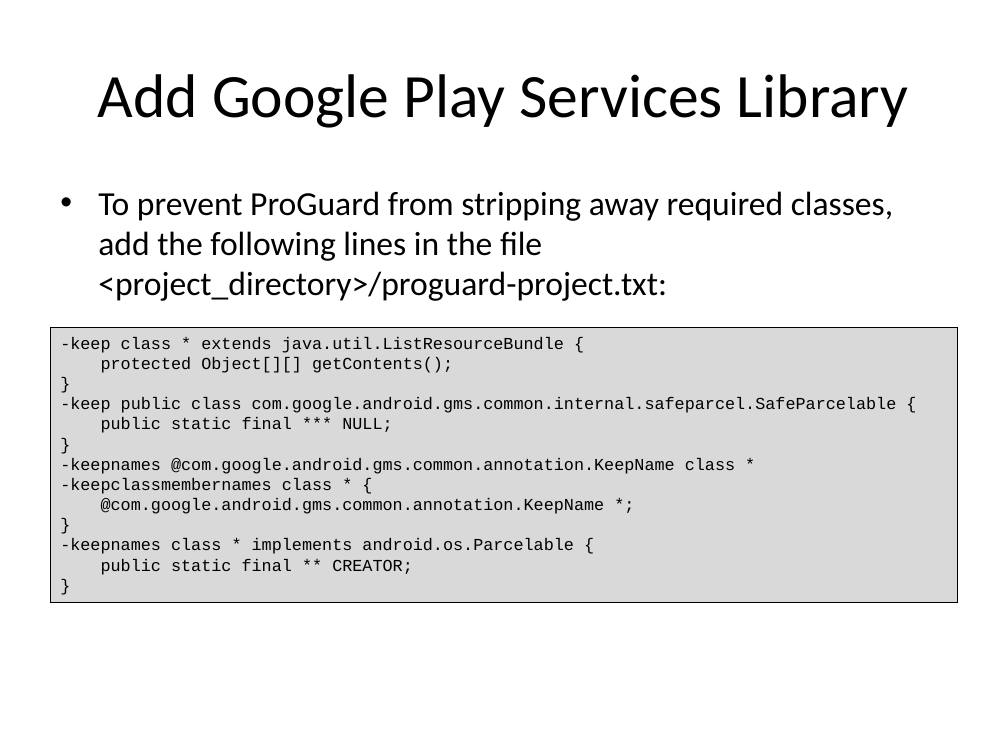
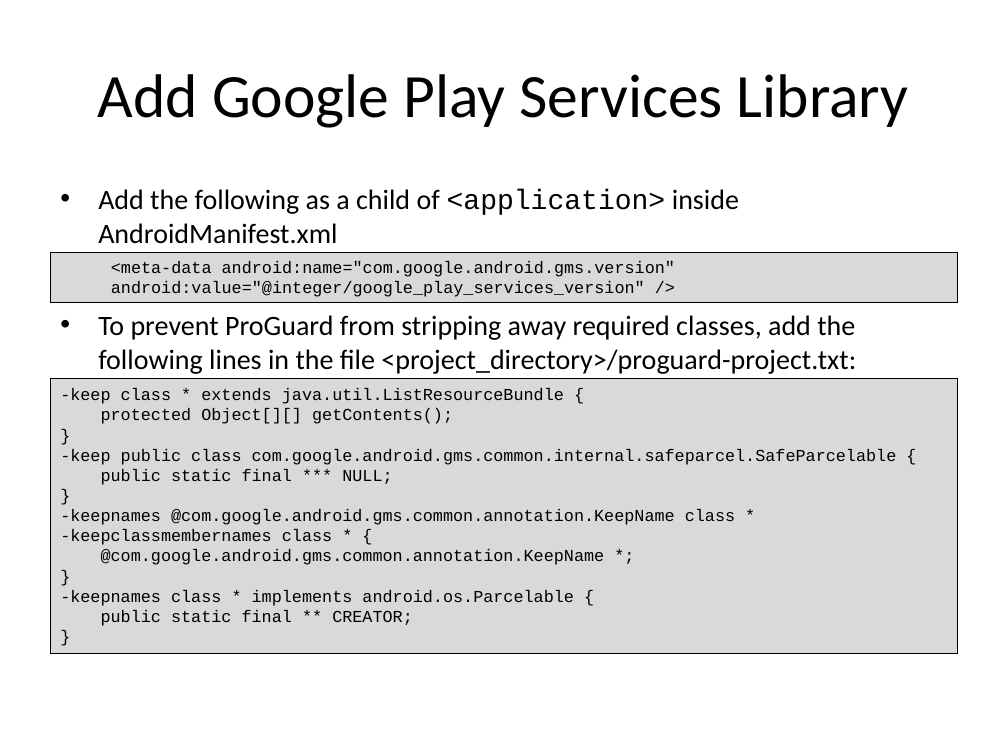
Before and after one commit to LeadingEDJE/MobilePushNotification, a slide deck: slide 12 of Implementing Push Notification in Android.pptx (slide 11 before the commit). Drawn at 1008x756 pixels with LibreOffice and Linux fonts; fonts in the diff are those of the drawing; background and template pictures are left out. Boxes give left, top, right and bottom in pixels: in the first picture for what was removed or moved away, otherwise in the second. Text is boxed around its words. In the diff, an @@ line names an element or a change of style, - is before the commit and + after.

```diff
--- a/Implementing Push Notification in Android.pptx
+++ b/Implementing Push Notification in Android.pptx
@@ text added at (x1=98, y1=189, x2=739, y2=244), 20 pt, text #000000 @@
+• Add the following as a child of <application> inside AndroidManifest.xml
@@ text added at (x1=50, y1=252, x2=958, y2=302), fill #D9D9D9, outline #000000 0.75 pt, 12 pt, text #000000 @@
+  <meta-data android:name="com.google.android.gms.version" android:value="@integer/google_play_services_version" />
@@ text "To prevent ProGuard from stripping ..." moved from (x1=98, y1=191, x2=893, y2=301) to (x1=98, y1=315, x2=856, y2=374) @@
@@ text "To prevent ProGuard from stripping ..." at (x1=98, y1=315, x2=856, y2=374): size 24 to 20 pt @@
@@ rectangle "-keep class * extends java.util.ListResourceBundle ..." moved from (x1=50, y1=328, x2=958, y2=603) to (x1=50, y1=379, x2=958, y2=654) @@
```
Also in this commit, not shown: 13 other slides changed, 2 slides added.
